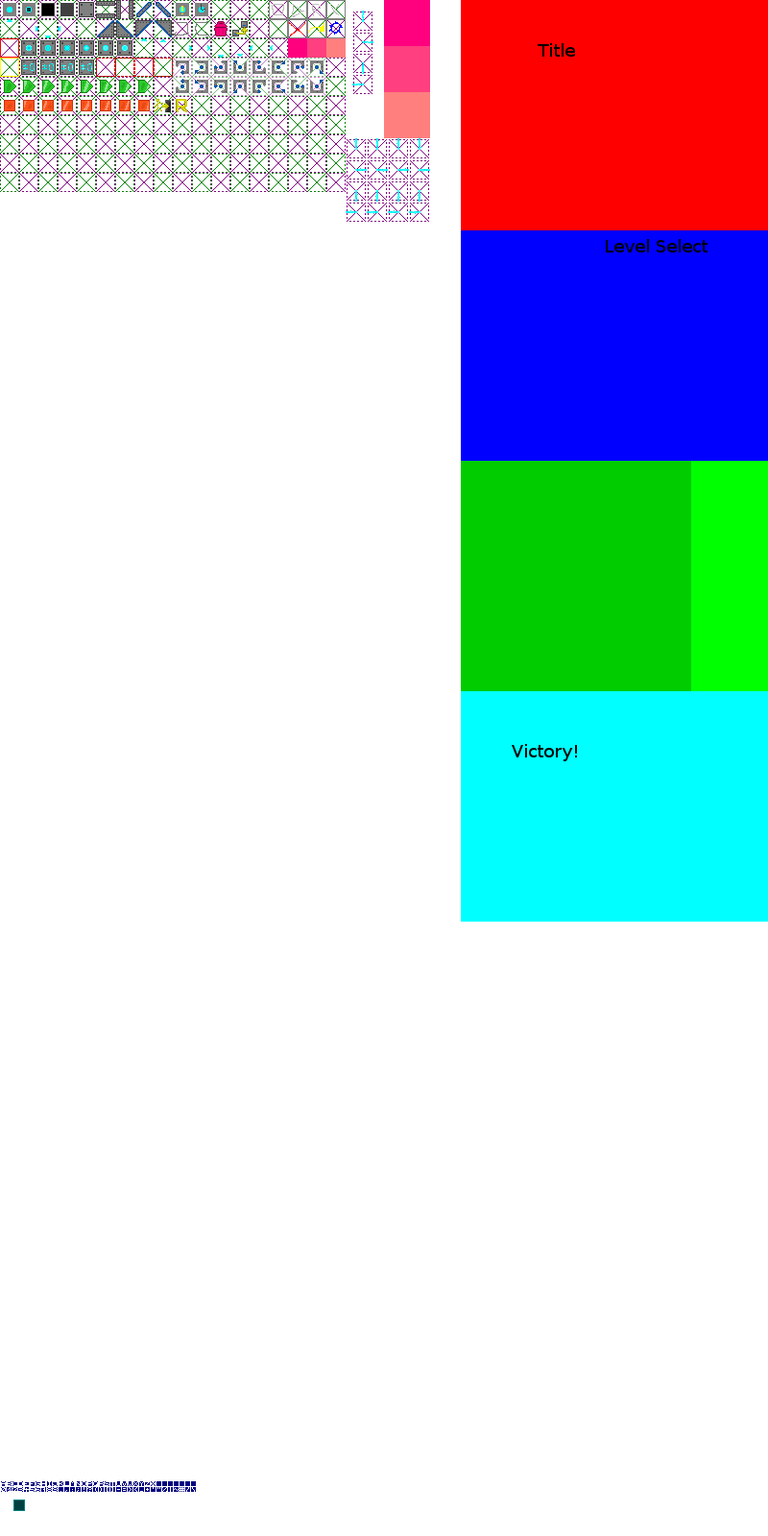
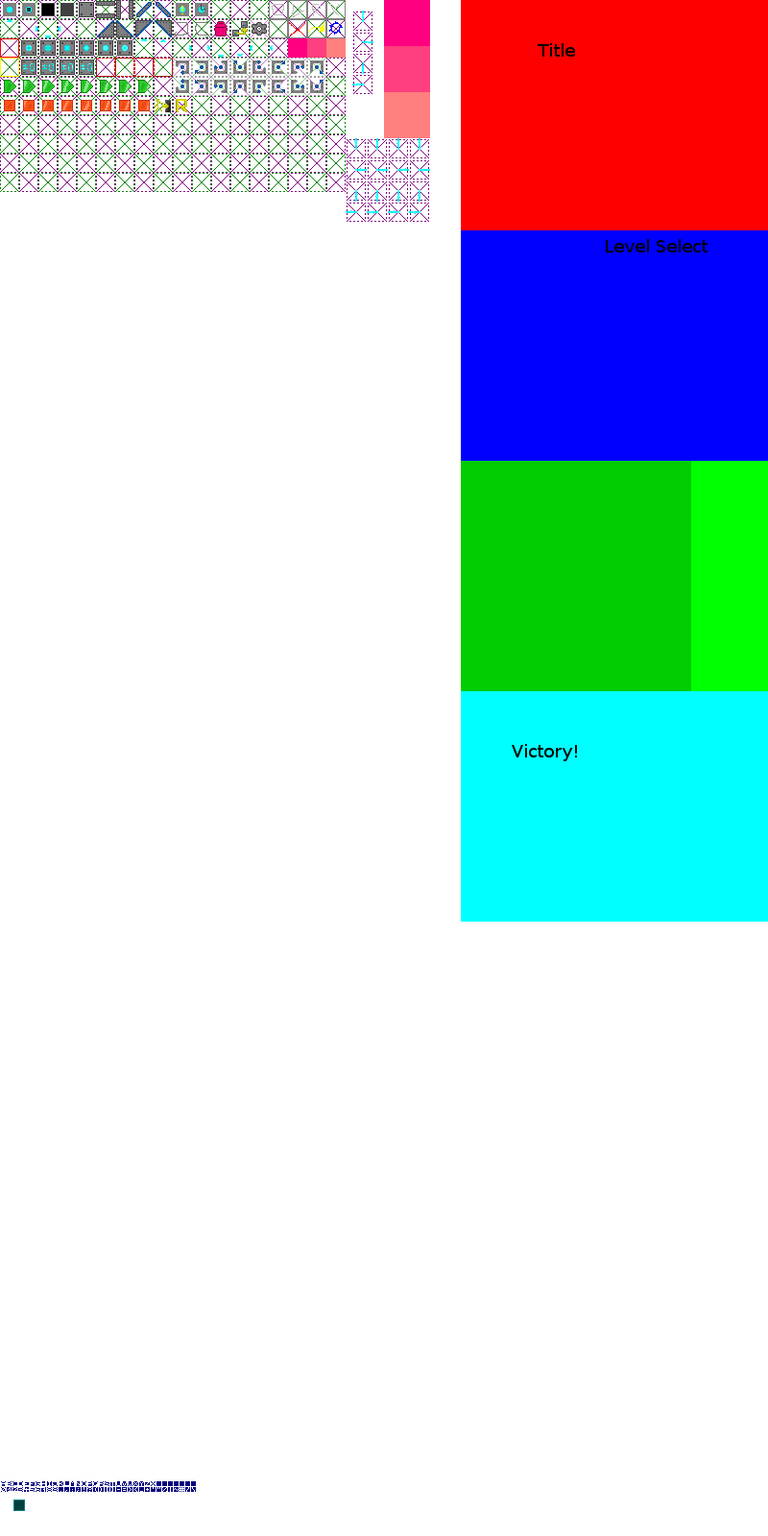
Layers edited between the first and the second 768 × 1536 image:
painted on "stuff" over [251, 22, 267, 36]
painted on "helpers" over [249, 19, 269, 39]
